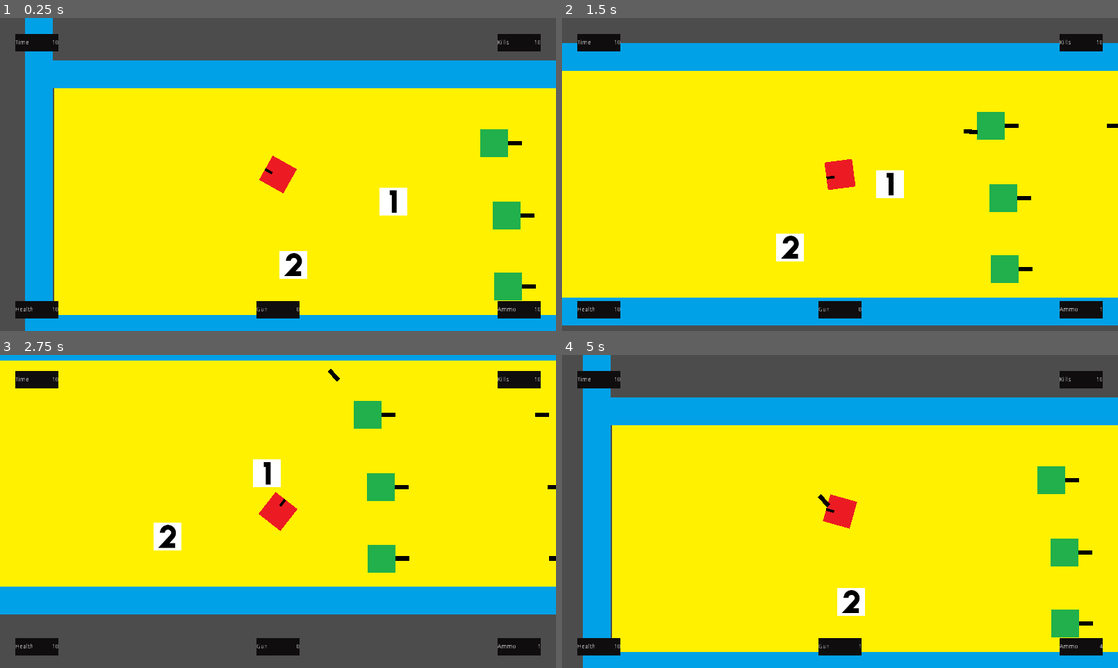
Above: before the commit, frames 1-4 (two rows, left to right).
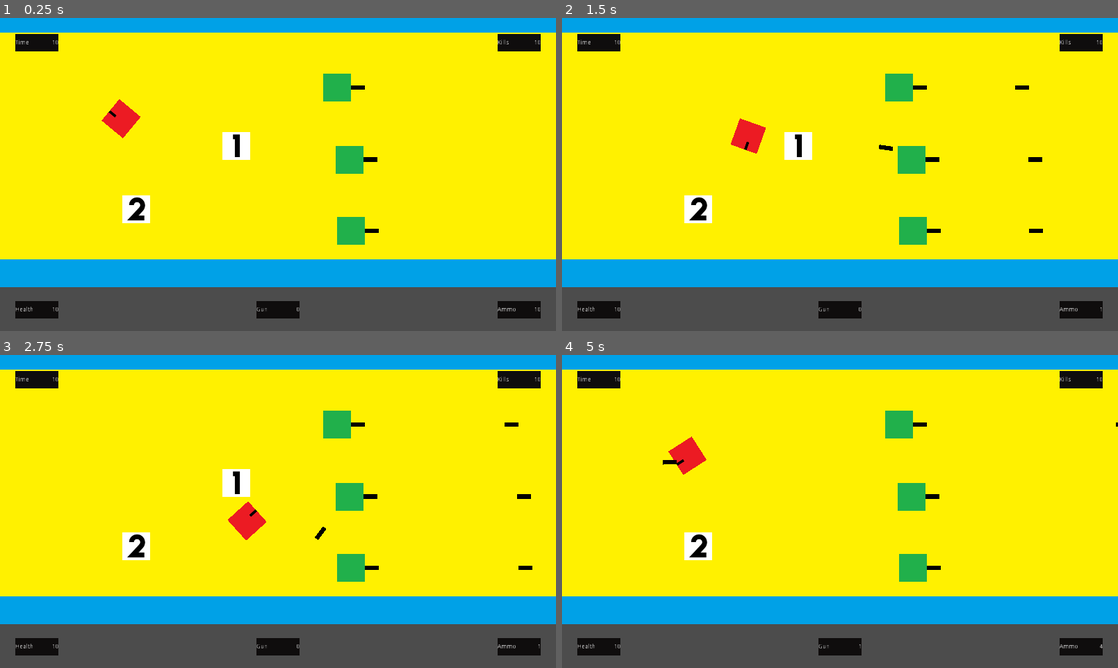
Above: after the commit, the same moments.

Repository: devmcclu/Project-FreeGUN
Game: Godot game, scene res://levels/Main.tscn
The game is run twice, just before and just after one commit, with the same random seed, the same clock (stepped at 60 frames per second) and the same inputs. This scene is started directly instead of the project's main scene.
Inputs (mouse positions are in pixels of both pictures, inside the frame that each line leads up to):
- Up to frame 1 (0.25 s): no input
- Up to frame 2 (1.5 s): tap Enter at 0.5 s; move the mouse to (962, 158) at 0.52 s; hold D (player_move_right) 0.53-1.28 s; click (962, 158) at 0.6 s; move the mouse to (728, 190) at 1.27 s; hold S (player_move_down) from 1.28 s (still down); tap 1 (switch_weapon_1) at 1.35 s
- Up to frame 3 (2.75 s): move the mouse to (333, 442) at 2.02 s; release S (player_move_down) at 2.03 s; hold D (player_move_right) from 2.03 s (still down); tap 2 (switch_weapon_2) at 2.1 s
- Up to frame 4 (5 s): move the mouse to (812, 574) at 2.77 s; release D (player_move_right) at 2.78 s; hold W (player_move_up) 2.78-3.53 s; tap 3 (switch_weapon_3) at 2.85 s; move the mouse to (1006, 558) at 3.52 s; hold Mouse wheel up (weapon_up) 3.53-4.28 s; hold A (player_move_left) from 3.53 s (still down); move the mouse to (673, 464) at 4.27 s; click (673, 464) at 4.35 s

The runs differ from the first frame. In frame 1, 52% of the frame differs, in the area x 0-100%, y 0-100%; in frame 2, 41%; in frame 3, 15%; in frame 4, 51%.
Error in both runs: Invalid call. Nonexistent function 'health_check' in base 'RigidBody2D (enemy.gd)'. (res://scripts/bullet.gd:28)

Commit message:
Set Camera based on who is network master

Diff:
--- a/characters/player.tscn
+++ b/characters/player.tscn
@@ -4,8 +4,6 @@
 [ext_resource path="res://graphics/Player.png" type="Texture" id=2]
 [ext_resource path="res://graphics/bullet.png" type="Texture" id=3]
 [ext_resource path="res://gui/GUI.tscn" type="PackedScene" id=4]
-
-
 
 [sub_resource type="RectangleShape2D" id=1]
 
@@ -17,7 +15,7 @@
 custom_solver_bias = 0.0
 extents = Vector2( 32.1106, 32.283 )
 
-[node name="player" type="KinematicBody2D"]
+[node name="player" type="KinematicBody2D" index="0"]
 
 position = Vector2( 278.874, 231.712 )
 input_pickable = false
@@ -25,7 +23,7 @@
 collision_mask = 7
 collision/safe_margin = 0.08
 script = ExtResource( 1 )
-_sections_unfolded = [ "Collision", "collision" ]
+_sections_unfolded = [ "Collision", "Transform", "collision" ]
 speed = 200
 
 [node name="player_collision" type="CollisionShape2D" parent="." index="0"]
@@ -65,7 +63,7 @@
 
 anchor_mode = 1
 rotating = false
-current = true
+current = false
 zoom = Vector2( 1, 1 )
 limit_left = -10000000
 limit_top = -10000000
@@ -89,7 +87,6 @@
 
 [node name="CanvasLayer" type="CanvasLayer" parent="." index="5"]
 
-editor/display_folded = true
 layer = 1
 offset = Vector2( 0, 0 )
 rotation = 0.0
@@ -102,4 +99,6 @@
 
 [connection signal="change_gun" from="." to="CanvasLayer/GUI" method="_on_player_change_gun"]
 
+[connection signal="health_change" from="." to="CanvasLayer/GUI" method="_on_player_health_change"]
+
 [connection signal="area_entered" from="Area2D" to="." method="_on_Area2D_area_entered"]
--- a/scripts/Player_Multiplayer.gd
+++ b/scripts/Player_Multiplayer.gd
@@ -29,6 +29,9 @@
 	# Initialization here
 	emit_signal("change_gun")
 	emit_signal("health_change")
+
+	if is_network_master():
+		$"Camera2D".make_current()
 
 func health_check():
 	if is_network_master():
